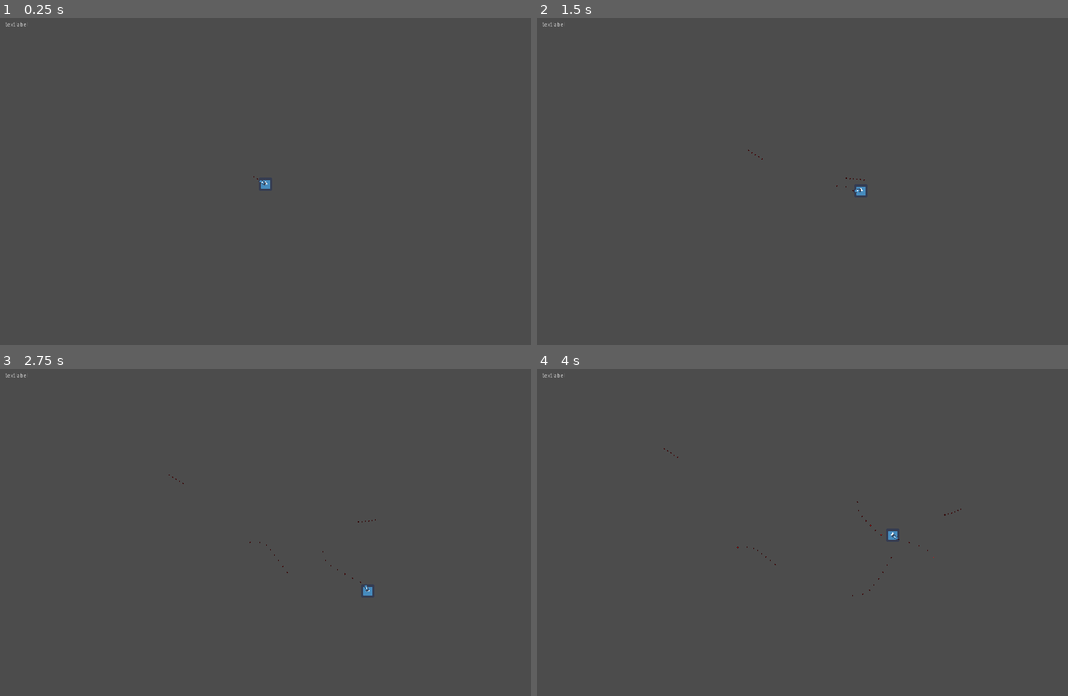
Above: before the commit, frames 1-4 (two rows, left to right).
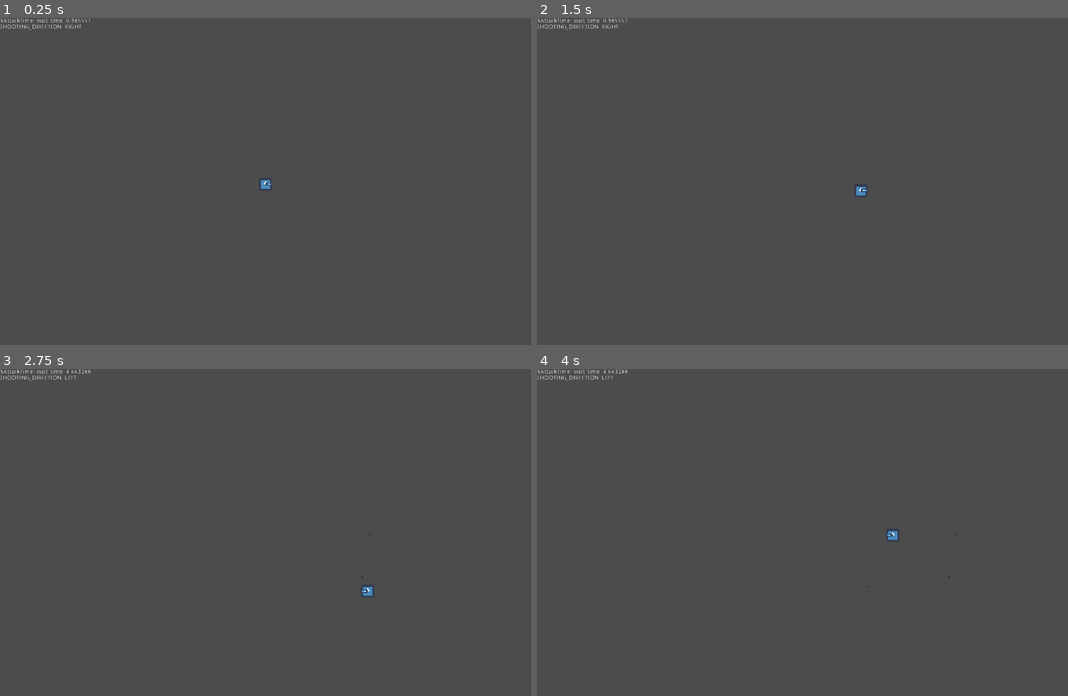
Above: after the commit, the same moments.

Repository: skarnl/gmtk-game-jam
Game: Godot game, scene res://screens/game/game.tscn
Two runs of this game, one before a commit and one after it. Both use one fixed random seed, a clock stepped at 60 frames per second and the inputs below. The engine's default icon, where the game draws it, is replaced by a stand-in: a white triangle on a blue panel in a dark square.
Inputs (mouse positions are in pixels of both pictures, inside the frame that each line leads up to):
- Up to frame 1 (0.25 s): no input
- Up to frame 2 (1.5 s): tap Enter at 0.5 s; move the mouse to (919, 168) at 0.52 s; hold Right (ui_right) 0.53-1.28 s; move the mouse to (696, 201) at 1.27 s; hold Down (ui_down) from 1.28 s (still down)
- Up to frame 3 (2.75 s): move the mouse to (318, 460) at 2.02 s; release Down (ui_down) at 2.03 s; hold Right (ui_right) from 2.03 s (still down)
- Up to frame 4 (4 s): move the mouse to (775, 601) at 2.77 s; release Right (ui_right) at 2.78 s; hold Up (ui_up) 2.78-3.53 s; move the mouse to (961, 584) at 3.52 s; hold Left (ui_left) from 3.53 s (still down)

The runs differ from the first frame. In frame 1, 0.2% of the frame differs, in the area x 0-52%, y 0-52%; in frame 2, 0.2%; in frame 3, 0.2%; in frame 4, 0.2%, in the area x 0-80%, y 0-70%.

Commit message:
Add debug HUD and have random shooting working

Diff:
--- a/entities/Player.gd
+++ b/entities/Player.gd
@@ -1,4 +1,6 @@
 extends KinematicBody2D
+
+signal debug
 
 # TODO expose this when paused
 const ACCELERATION = 1000
@@ -23,11 +25,15 @@
 	rnd = RandomNumberGenerator.new()
 	rnd.randomize()
 
-	$AttackTimer.connect('timeout', self, '_on_Timer_timeout')
+	$AttackTimer.connect('timeout', self, '_on_AttackTimer_timeout')
+	$ChangeTimer.connect('timeout', self, '_on_ChangeTimer_timeout')
 
 	_init_weapon()
-	_set_random_shooting_direction()
-	_start_timer()
+	_randomize()
+
+	$AttackTimer.start()
+	$ChangeTimer.start()
+
 
 func _init_weapon():
 	var weapon_instance = load(weapon_scene_path).instance()
@@ -40,9 +46,18 @@
 #	weapon.connect("attack_finished", self, "_on_Weapon_attack_finished")
 
 
-func _on_Timer_timeout():
+func _on_AttackTimer_timeout():
 	attack()
 
+
+func _on_ChangeTimer_timeout():
+	_randomize()
+
+
+func _randomize():
+	_set_random_shooting_direction()
+	_set_random_attack_time()
+	_debug()
 
 func _physics_process(delta):
 	var input_vector = Vector2.ZERO
@@ -59,16 +74,11 @@
 
 	move_and_slide(velocity)
 
-	$WeaponPivot/WeaponSpawnPoint.look_at(get_global_mouse_position())
+	$WeaponPivot/WeaponSpawnPoint.rotation = SHOOTING_DIRECTION.angle()
 
 
-func _start_timer():
+func _set_random_attack_time():
 	$AttackTimer.wait_time = rnd.randf_range(MIN_ATTACK_WAIT_TIME, MAX_ATTACK_WAIT_TIME)
-
-	$AttackTimer.wait_time = 0.1
-	print("wait time = ", $AttackTimer.wait_time)
-
-	$AttackTimer.start()
 
 
 func _set_random_shooting_direction():
@@ -79,6 +89,22 @@
 	SHOOTING_DIRECTION = directions.front()
 
 
-
 func attack():
 	weapon.attack()
+
+
+func _debug():
+	var direction
+
+	match SHOOTING_DIRECTION:
+		Vector2.UP:
+			direction = 'UP'
+		Vector2.RIGHT:
+			direction = 'RIGHT'
+		Vector2.DOWN:
+			direction = 'DOWN'
+		Vector2.LEFT:
+			direction = 'LEFT'
+
+	var debug_text = '$AttackTimer.wait_time: %s\nSHOOTING_DIRECTION: %s' % [$AttackTimer.wait_time, direction]
+	emit_signal('debug', debug_text)
--- a/entities/Player.tscn
+++ b/entities/Player.tscn
@@ -7,7 +7,9 @@
 radius = 15.4245
 height = 3.48083
 
-[node name="Player" type="KinematicBody2D"]
+[node name="Player" type="KinematicBody2D" groups=[
+"player",
+]]
 script = ExtResource( 2 )
 weapon_scene_path = "res://entities/Weapons/RangedWeapon.tscn"
 
@@ -24,3 +26,6 @@
 [node name="WeaponPivot" type="Node2D" parent="."]
 
 [node name="WeaponSpawnPoint" type="Node2D" parent="WeaponPivot"]
+
+[node name="ChangeTimer" type="Timer" parent="."]
+wait_time = 2.5
--- a/entities/Weapons/Bullet.tscn
+++ b/entities/Weapons/Bullet.tscn
@@ -24,5 +24,6 @@
 [node name="VisibilityNotifier2D" type="VisibilityNotifier2D" parent="."]
 
 [node name="RayCast2D" type="RayCast2D" parent="."]
+modulate = Color( 0.862745, 0.0666667, 0.0666667, 1 )
 rotation = -1.5708
 [connection signal="screen_exited" from="VisibilityNotifier2D" to="." method="_on_VisibilityNotifier2D_screen_exited"]
--- a/entities/Weapons/RangedWeapon.tscn
+++ b/entities/Weapons/RangedWeapon.tscn
@@ -17,3 +17,7 @@
 [node name="BulletSpawnPosition" type="Node2D" parent="."]
 position = Vector2( 18.5616, -0.0883904 )
 rotation = -0.00166501
+
+[node name="RayCast2D" type="RayCast2D" parent="."]
+modulate = Color( 0.215686, 0.862745, 0.360784, 1 )
+rotation = -1.5708
--- /dev/null
+++ b/gui/Debug.gd
@@ -0,0 +1,14 @@
+extends Control
+
+
+func _ready():
+	var nodes = get_tree().get_nodes_in_group('player')
+	nodes.front().connect('debug', self, '_on_Player_debug')
+
+
+func _on_Player_debug(text):
+	set_text(text)
+
+
+func set_text(text):
+	$RichTextLabel.text = text
--- a/gui/hud.tscn
+++ b/gui/hud.tscn
@@ -1,7 +1,8 @@
-[gd_scene load_steps=9 format=2]
+[gd_scene load_steps=10 format=2]
 
 [ext_resource path="res://assets/images/pause-spritesheet.png" type="Texture" id=1]
 [ext_resource path="res://gui/Pause.gd" type="Script" id=2]
+[ext_resource path="res://gui/Debug.gd" type="Script" id=3]
 
 [sub_resource type="AtlasTexture" id=1]
 atlas = ExtResource( 1 )
@@ -49,19 +50,21 @@
 position = Vector2( 513, 129 )
 scale = Vector2( 2.78125, 2.78125 )
 frames = SubResource( 6 )
+frame = 3
 speed_scale = 1.3
 playing = true
 
-[node name="HUD" type="Control" parent="."]
-anchor_right = 1.0
-anchor_bottom = 1.0
+[node name="Debug" type="Control" parent="."]
+margin_right = 40.0
+margin_bottom = 40.0
+script = ExtResource( 3 )
 __meta__ = {
 "_edit_use_anchors_": false
 }
 
-[node name="Label" type="Label" parent="HUD"]
-margin_left = 12.0
-margin_top = 9.0
-margin_right = 68.0
-margin_bottom = 23.0
-text = "textlabel"
+[node name="RichTextLabel" type="RichTextLabel" parent="Debug"]
+margin_right = 369.0
+margin_bottom = 161.0
+__meta__ = {
+"_edit_use_anchors_": false
+}
